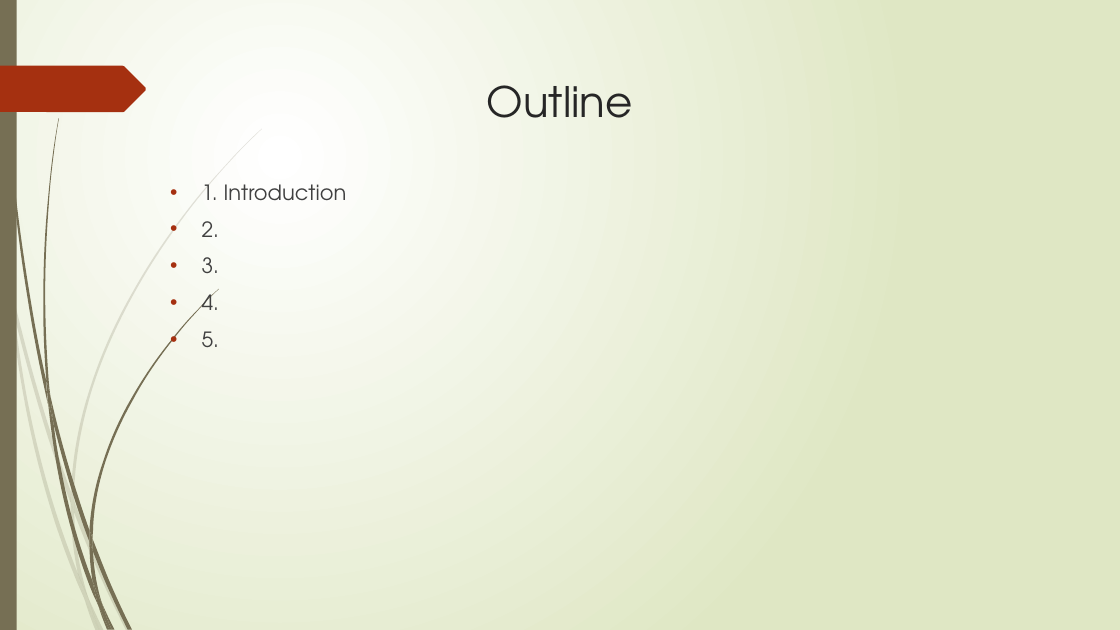
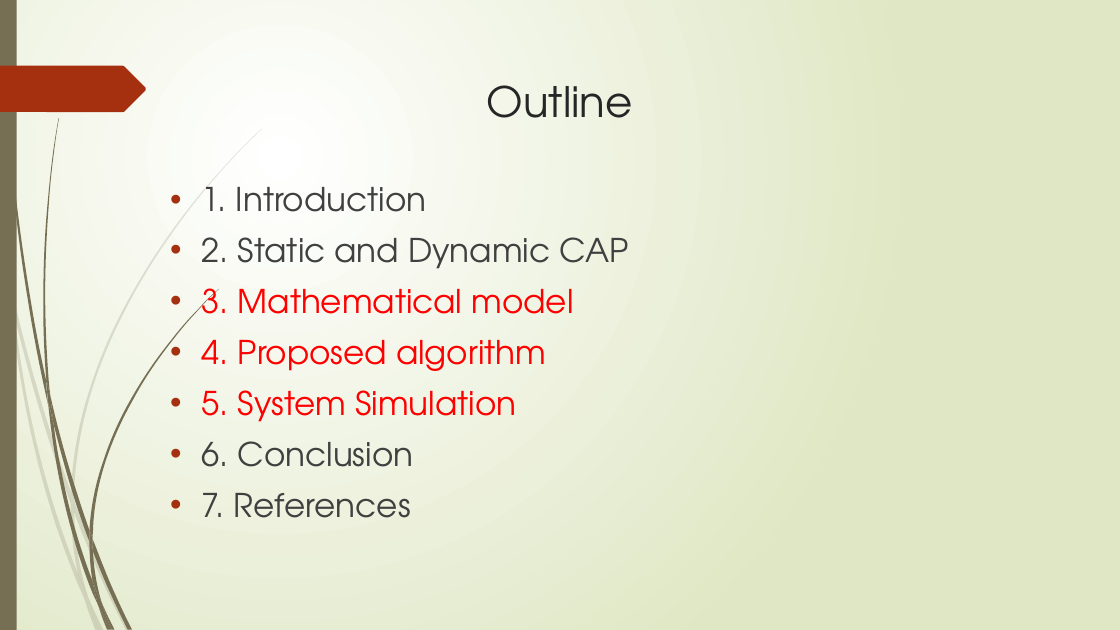
Before and after one commit to debopriyodjghosh/Channel-allocation-web-app, a slide deck: slide 2 of Docs/ppt.pptx. Drawn at 1120x630 pixels with LibreOffice and Linux fonts; fonts in the diff are those of the drawing. Boxes give left, top, right and bottom in pixels: in the first picture for what was removed or moved away, otherwise in the second. Text is boxed around its words. In the diff, an @@ line names an element or a change of style, - is before the commit and + after.

```diff
--- a/Docs/ppt.pptx
+++ b/Docs/ppt.pptx
@@ text at box(202, 186, 427, 212): size 18 to 28 pt in "1. Introduction" @@
@@ text at box(202, 237, 628, 518): text changed; size 18 to 28 pt; text colour #404040 to #FF0000 @@
-• 2.
-• 3.
-• 4.
-• 5.
+• 2. Static and Dynamic CAP
+• 3. Mathematical model
+• 4. Proposed algorithm
+• 5. System Simulation
+• 6. Conclusion
+• 7. References
```
Also in this commit, not shown: 6 slides added, 1 slide removed, 14 other files.
